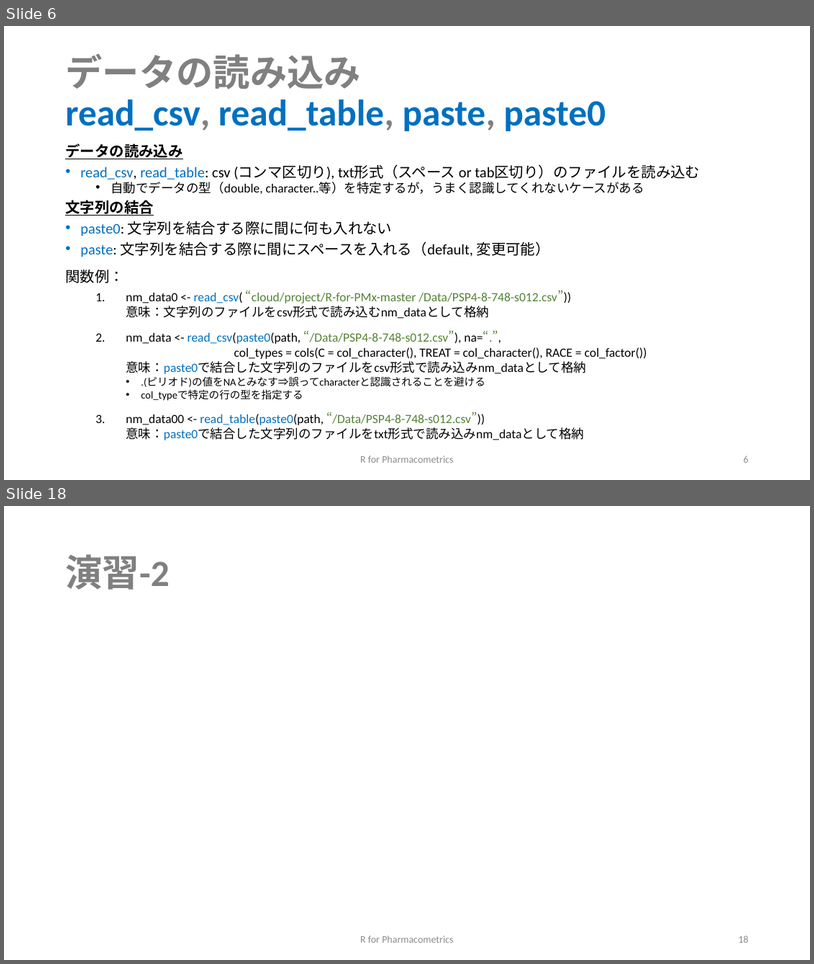
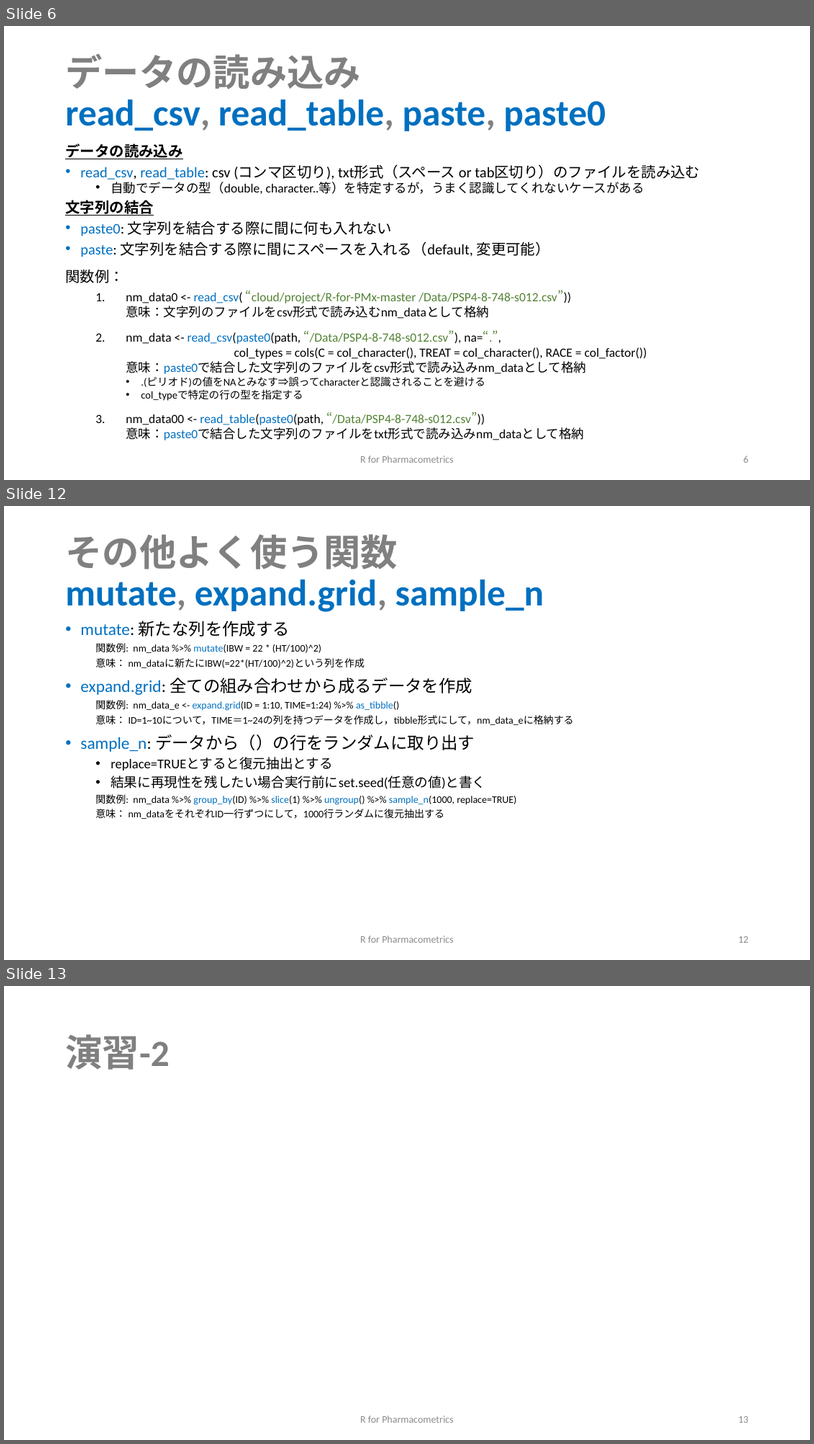
Before and after one commit to MasatoFukae/R-for-PMx, a slide deck: sample/1_data_handling.pptx. Shown one above the other, each under a label of ours: slides 6 and 18 before the commit, slides 6, 12 and 13 after it; the slides between them are not shown. The pictures are 814x964 and 814x1444 pixels, drawn with LibreOffice and Linux fonts; fonts in the diff are those of the drawing. Boxes give left, top, right and bottom in pixels: in the first picture for what was removed or moved away, otherwise in the second. Text is boxed around its words. In the diff, an @@ line names an element or a change of style, - is before the commit and + after.

```diff
--- a/sample/1_data_handling.pptx
+++ b/sample/1_data_handling.pptx
@@ slide 12 added at (4, 506, 810, 960), background #FFFFFF @@
@@ title added at (65, 534, 544, 612), 44 pt, text #0070C0, bold @@
+その他よく使う関数
+mutate, expand.grid, sample_n
@@ text added at (80, 620, 574, 818), 12 pt, text #000000 @@
+• mutate: 新たな列を作成する
+  関数例: nm_data %>% mutate(IBW = 22 * (HT/100)^2)
+  意味： nm_dataに新たにIBW(=22*(HT/100)^2)という列を作成
+• expand.grid: 全ての組み合わせから成るデータを作成
+  関数例: nm_data_e <- expand.grid(ID = 1:10, TIME=1:24) %>% as_tibble()
+  意味： ID=1~10について，TIME＝1~24の列を持つデータを作成し，tibble形式にして，nm_data_eに格納する
+• sample_n: データから（）の行をランダムに取り出す
+  • replace=TRUEとすると復元抽出とする
+  • 結果に再現性を残したい場合実行前にset.seed(任意の値)と書く
+  関数例: nm_data %>% group_by(ID) %>% slice(1) %>% ungroup() %>% sample_n(1000, replace=TRUE)
+  意味： nm_dataをそれぞれID一行ずつにして，1000行ランダムに復元抽出する
@@ text added at (360, 935, 453, 942), 12 pt, text #8C8C8C @@
+R for Pharmacometrics
@@ page number added at (738, 936, 748, 942), 12 pt, text #8C8C8C @@
+12
@@ what was slide 18 is now slide 13 @@
@@ page number at (738, 1416, 748, 1422): text changed @@
-18
+13
```
Also in this commit, not shown: 8 slides changed, 1 other slide added, 2 other files.
